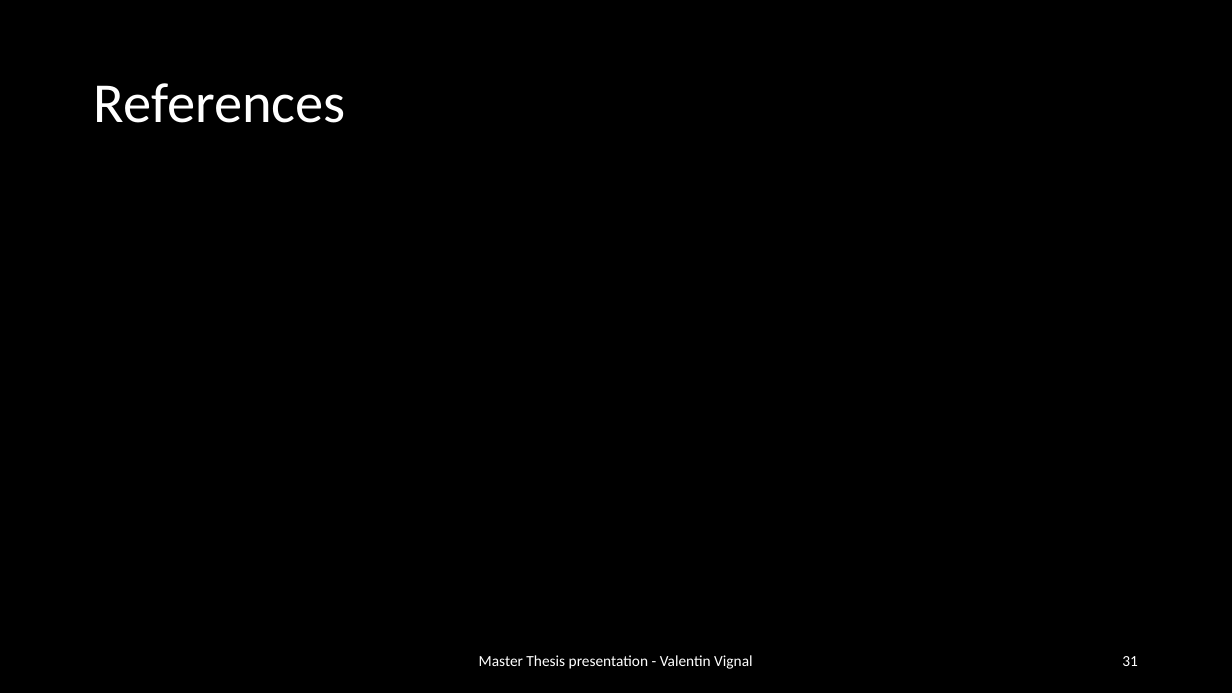
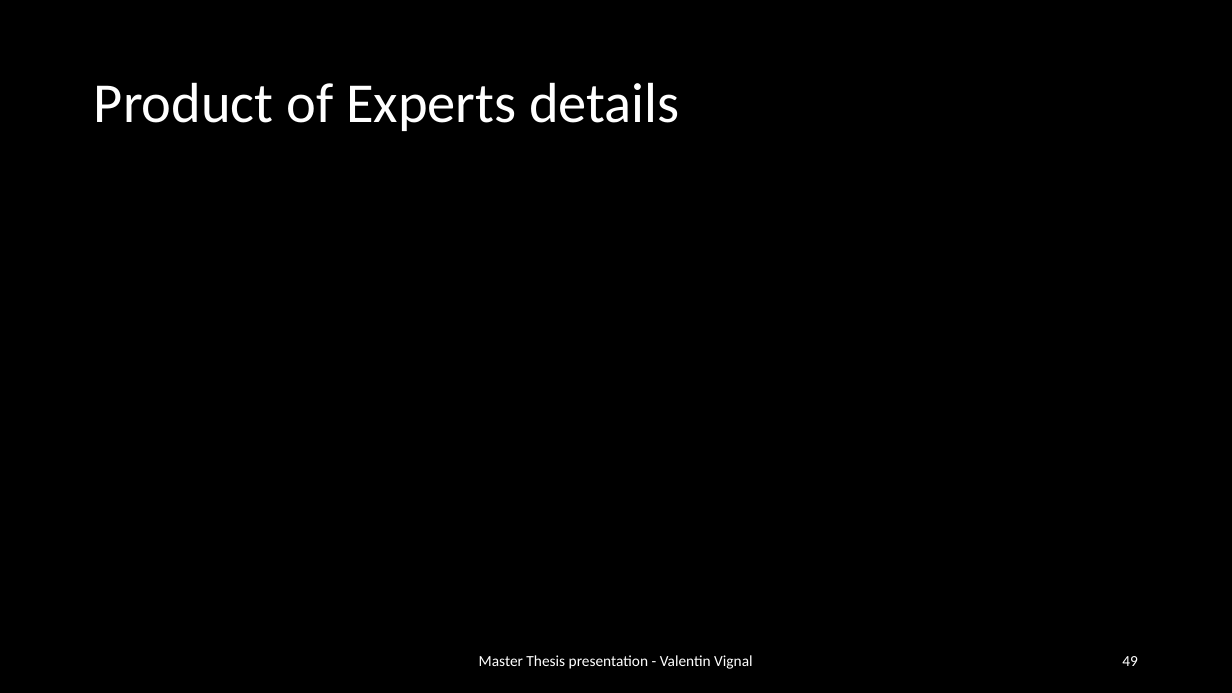
Before and after one commit to ValentinVignal/Dissertation-Report, a slide deck: slide 49 of Presentation/Presentation.pptx (slide 31 before the commit). Drawn at 1232x693 pixels with LibreOffice and Linux fonts; fonts in the diff are those of the drawing; grey boxes stand for pictures. Boxes give left, top, right and bottom in pixels: in the first picture for what was removed or moved away, otherwise in the second. Text is boxed around its words. In the diff, an @@ line names an element or a change of style, - is before the commit and + after.

```diff
--- a/Presentation/Presentation.pptx
+++ b/Presentation/Presentation.pptx
@@ title at [94,82,680,131]: text changed @@
-References
+Product of Experts details
@@ page number at [1122,656,1138,666]: text changed @@
-31
+49
```
Also in this commit, not shown: 12 other slides changed, 19 slides added, 45 other files.
